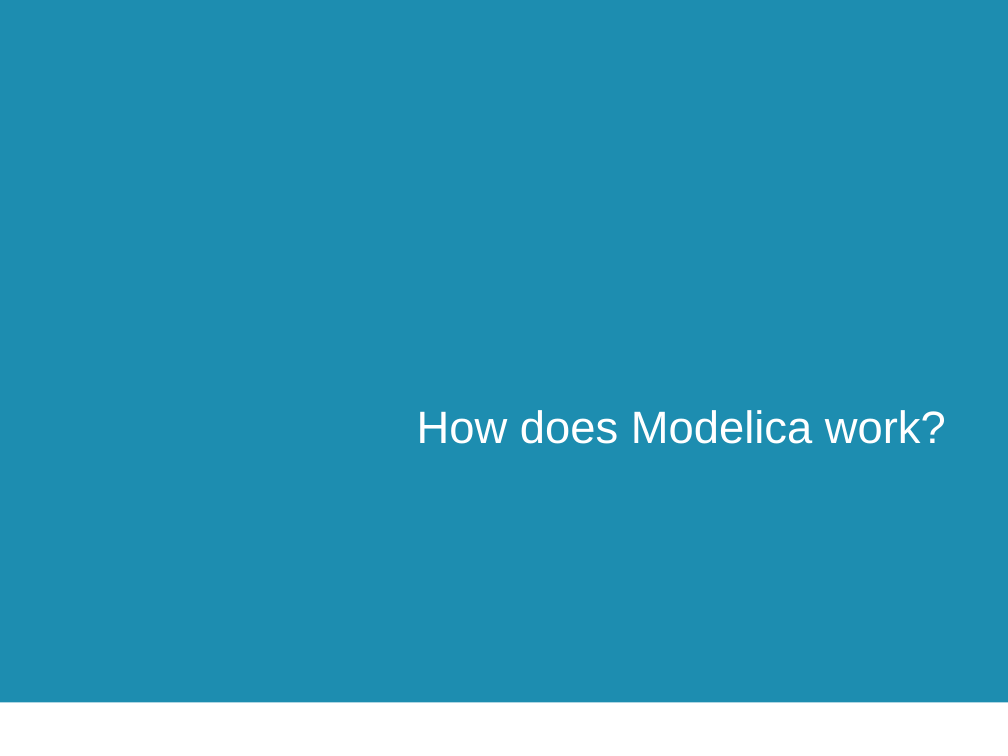
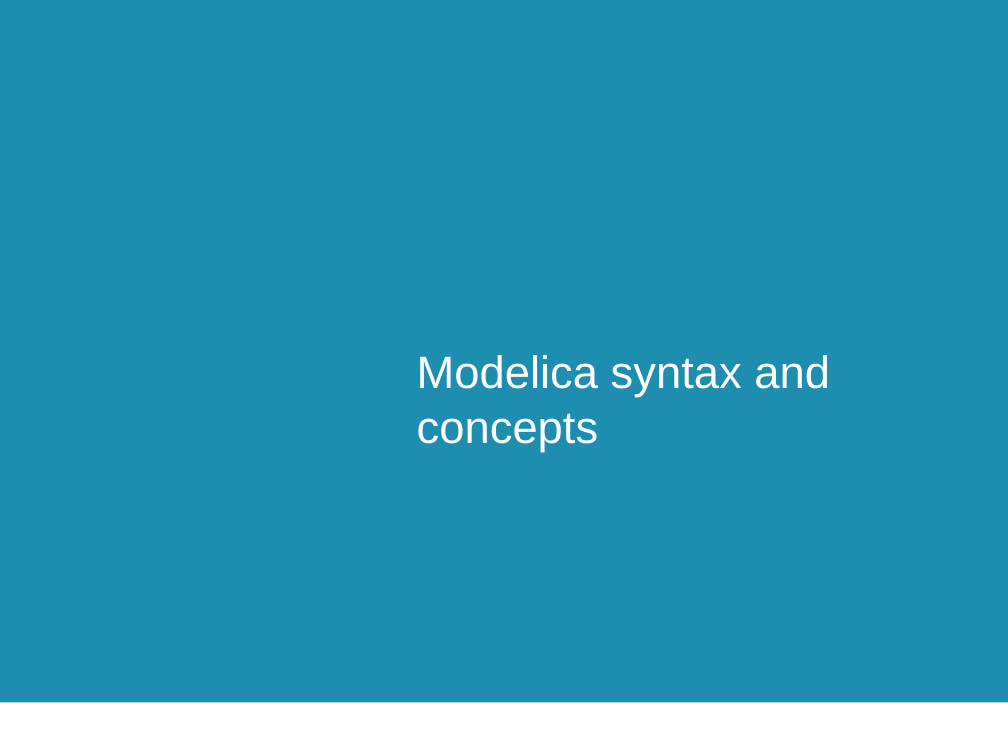
Before and after one commit to open-ideas/__CrashCourse__, a slide deck: slide 21 of 2017-2018/Presentations/CrashCourse_2016.pptx (slide 20 before the commit). Drawn at 1008x756 pixels with LibreOffice and Linux fonts; fonts in the diff are those of the drawing; background and template pictures are left out. Boxes give left, top, right and bottom in pixels: in the first picture for what was removed or moved away, otherwise in the second. Text is boxed around its words. In the diff, an @@ line names an element or a change of style, - is before the commit and + after.

```diff
--- a/2017-2018/Presentations/CrashCourse_2016.pptx
+++ b/2017-2018/Presentations/CrashCourse_2016.pptx
@@ title at [417,355,830,452]: text changed @@
-How does Modelica work?
+Modelica syntax and concepts
```
Also in this commit, not shown: 14 other slides changed, 14 slides added, 10 slides removed.
